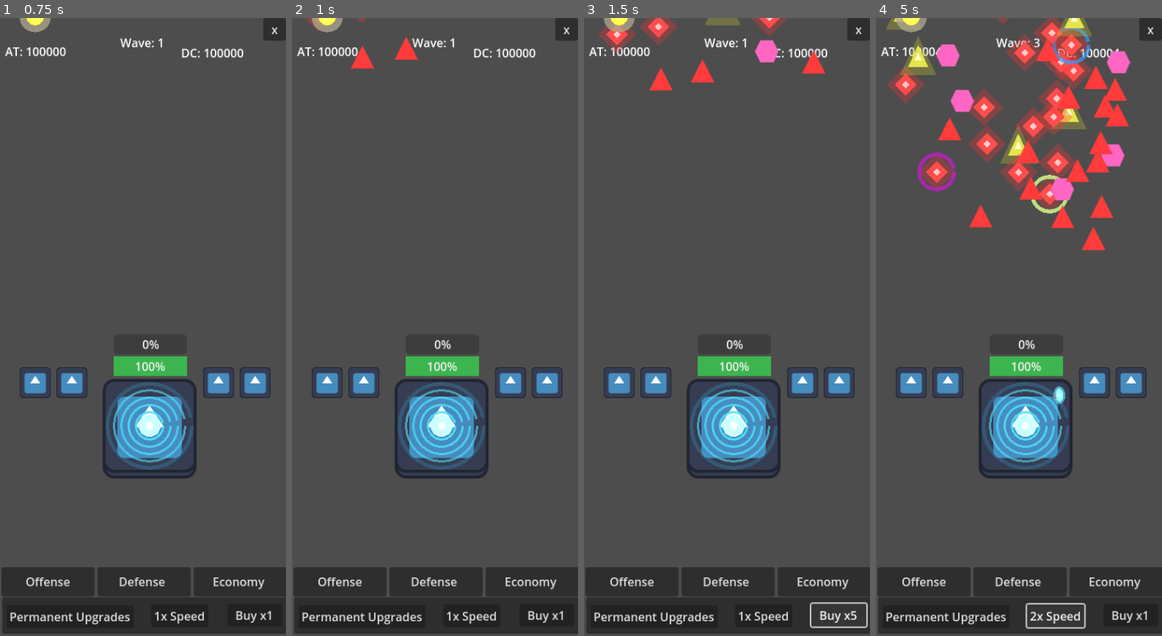
Above: before the commit, frames 1-4 (left to right).
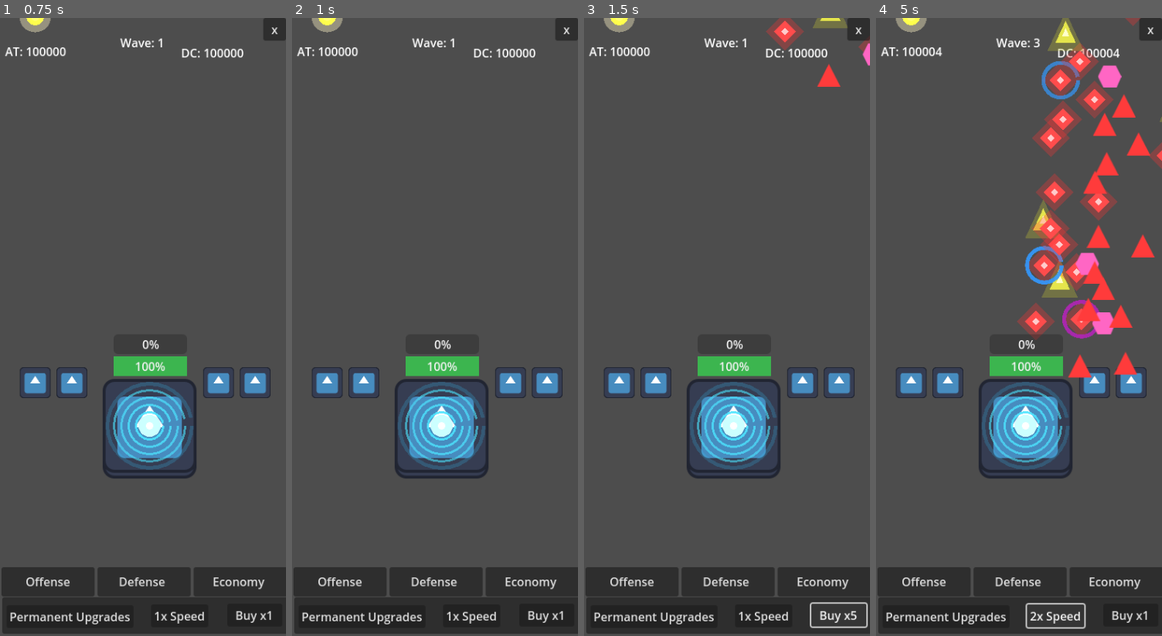
Above: after the commit, the same moments.

Repository: riley7m/subroutinedefense
Game: Godot game, scene res://StartScreen.tscn
The game is run twice, just before and just after one commit, with the same random seed, the same clock (stepped at 60 frames per second) and the same inputs. The engine's default icon, where the game draws it, is replaced by a stand-in: a white triangle on a blue panel in a dark square.
Inputs:
- Up to frame 1 (0.75 s): click "Start Game" at 0.5 s
- Up to frame 2 (1 s): no input
- Up to frame 3 (1.5 s): click "Buy x1" at 1.25 s
- Up to frame 4 (5 s): click "Buy x5" at 2 s; click "Buy x10" at 2.75 s; click "Buy xMax" at 3.5 s; click "1x Speed" at 4.25 s

Frame 1 is identical in both runs. In frame 2, 0.4% of the frame differs, in the area x 4-45%, y 0-9%; in frame 3, 2.5%; in frame 4, 16%, in the area x 3-100%, y 0-63%.

Commit message:
Fix 6 critical game-breaking bugs identified in technical audit
CRITICAL BUG FIXES:

1. Movement Speed Double Division (enemy.gd:81, 191)
   - Removed duplicate /2 division that made enemies move at 1/4 speed
   - Enemies now move at intended speed based on wave scaling
   - Fixed velocity calculation to use move_speed directly

2. Spawn Bounds Crash (spawner.gd:74)
   - Fixed randf_range crash from negative range (120, -180)
   - Reduced margin from 120 to 60 to fit 390px viewport
   - Added safety check to prevent min >= max range errors

3. Slow Effect Direction Bug (enemy.gd:150-151)
   - Fixed slow effect using wrong direction variable
   - Refactored to apply slow multiplier to existing velocity
   - Slow now correctly affects movement direction

4. Zombie Enemies Bug (enemy.gd:152-154)
   - Added final death check after all status effects
   - Prevents enemies from surviving with hp <= 0
   - Death now checked outside status effect blocks

5. Hardcoded Tower Path (drone_shock.gd:14)
   - Replaced hardcoded "/root/MainHUD/tower" path
   - Now uses get_first_node_in_group("Tower") with fallback
   - Added tower to "Tower" group in tower.gd:25

6. Uninitialized Variables (enemy.gd:54-56)
   - Initialize hp, damage_to_tower, move_speed in _ready()
   - Prevents undefined behavior before apply_wave_scaling()
   - Safe defaults from base_hp, base_damage, base_speed

All fixes tested for game-breaking impact. Game is now playable
with correct enemy speed, no crashes, and proper death handling.

Diff:
--- a/drone_shock.gd
+++ b/drone_shock.gd
@@ -10,8 +10,12 @@
 	var closest_enemy: Node2D = null
 	var min_distance = INF
 
-	# Find the main tower in the scene
-	var tower = get_node("/root/MainHUD/tower")
+	# Find the tower in the scene tree (more flexible approach)
+	var tower = get_tree().get_first_node_in_group("Tower")
+	if not tower:
+		# Fallback: try to find node named "tower" in current scene
+		tower = get_node_or_null("../tower")
+
 	if not tower:
 		print("⚡ Shock Drone: No tower found.")
 		return null
--- a/enemy.gd
+++ b/enemy.gd
@@ -49,6 +49,12 @@
 
 func _ready() -> void:
 	add_to_group("enemies")
+
+	# Initialize stats (will be overwritten by apply_wave_scaling, but safe defaults)
+	hp = base_hp
+	damage_to_tower = base_damage
+	move_speed = base_speed
+
 	if not $AttackZone.body_entered.is_connected(Callable(self, "_on_attack_zone_body_entered")):
 		$AttackZone.body_entered.connect(Callable(self, "_on_attack_zone_body_entered"))
 
@@ -78,7 +84,7 @@
 		return
 	# Move toward tower
 	var direction = (tower_position - global_position).normalized()
-	velocity = (direction * move_speed) / 2
+	velocity = direction * move_speed
 	move_and_slide()
 
 	time_since_last_attack += delta
@@ -133,10 +139,8 @@
 		if hp <= 0 and not is_dead:
 			is_dead = true
 			die()
-		# --- Apply slow effect ---
-	var effective_speed = move_speed
+	# --- Apply slow effect ---
 	if slow_active:
-		effective_speed = move_speed * (1.0 - slow_percent)
 		slow_timer += delta
 		if slow_timer >= slow_duration:
 			slow_active = false
@@ -145,13 +149,15 @@
 			# Remove visual effect
 			VisualFactory.remove_status_effect_overlay("slow", self)
 			#print("🟦", name, "slow effect ended.")
-
-	# Use effective_speed for movement!
-		var direction_slow = (tower_position - global_position).normalized()
-		velocity = (direction * effective_speed) / 2
-		move_and_slide()
-
-		# --- Handle stun ---
+		else:
+			# Apply slow to current movement
+			var slow_multiplier = (1.0 - slow_percent)
+			velocity *= slow_multiplier
+
+	# --- Final death check (in case status effects reduced hp to 0) ---
+	if hp <= 0 and not is_dead:
+		is_dead = true
+		die()
 
 
 
--- a/spawner.gd
+++ b/spawner.gd
@@ -70,8 +70,13 @@
 
 	# Spawn within horizontal bounds
 	var screen_size = get_viewport().get_visible_rect().size
-	var margin = 120
-	var spawn_x = randf_range(margin, screen_size.x - margin - 450)
+	var margin = 60  # Reduced margin to fit smaller screen
+	var max_x = screen_size.x - margin
+	# Ensure min < max to avoid randf_range crash
+	if margin >= max_x:
+		margin = 0
+		max_x = screen_size.x
+	var spawn_x = randf_range(margin, max_x)
 	var spawn_y = -150.0  # Off-screen above
 	enemy.position = Vector2(spawn_x, spawn_y)
 
--- a/tower.gd
+++ b/tower.gd
@@ -21,6 +21,9 @@
 
 
 func _ready() -> void:
+	# Add to Tower group for easy reference
+	add_to_group("Tower")
+
 	# Init timers
 	fire_timer.wait_time = 1.0 / UpgradeManager.get_projectile_fire_rate()
 	fire_timer.timeout.connect(_on_fire_timer_timeout)
